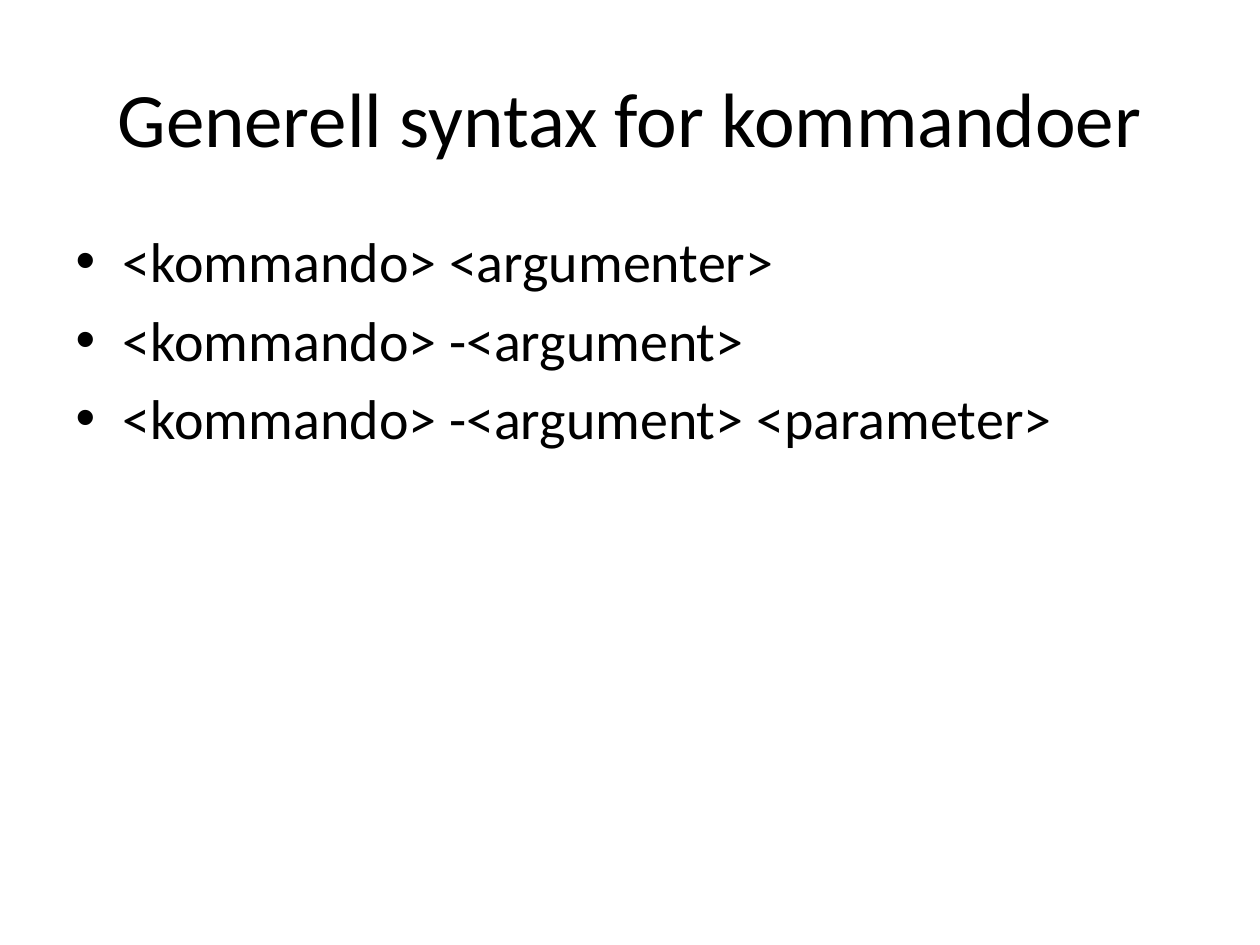
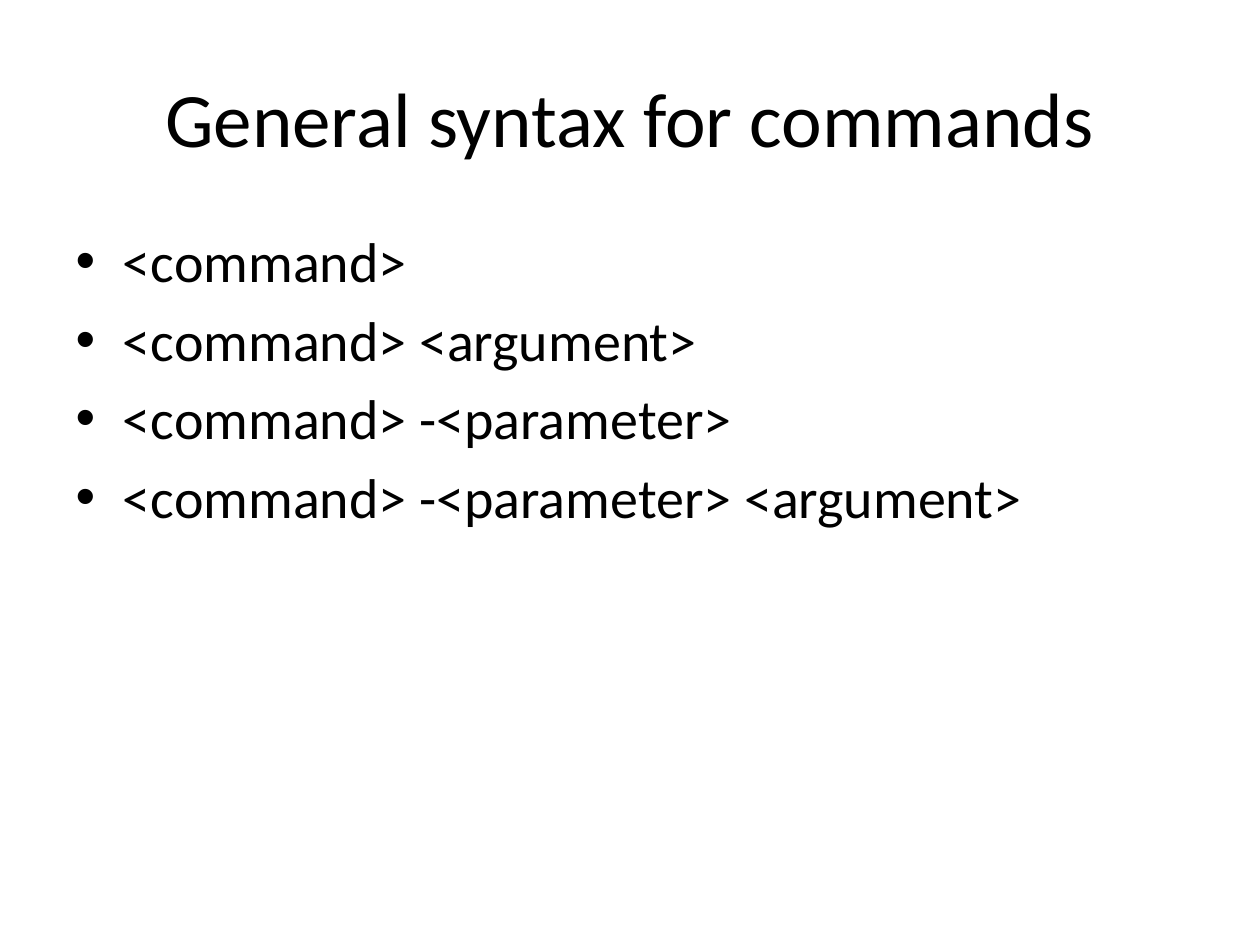
Before and after one commit to anettebgo/nerdschool, a slide deck: slide 5 of 1/shellscripting.pptx. Drawn at 1260x945 pixels with LibreOffice and Linux fonts; fonts in the diff are those of the drawing. Boxes give left, top, right and bottom in pixels: in the first picture for what was removed or moved away, otherwise in the second. Text is boxed around its words. In the diff, an @@ line names an element or a change of style, - is before the commit and + after.

Commit message:
Slides updated

```diff
--- a/1/shellscripting.pptx
+++ b/1/shellscripting.pptx
@@ title at [165,93,1093,160]: text changed @@
-Generell syntax for kommandoer
+General syntax for commands
@@ text at [123,243,1021,528]: text changed @@
-• <kommando> <argumenter>
-• <kommando> -<argument>
-• <kommando> -<argument> <parameter>
+• <command>
+• <command> <argument>
+• <command> -<parameter>
+• <command> -<parameter> <argument>
```
Also in this commit, not shown: 3 other slides changed, 6 slides added, 8 slides removed.
